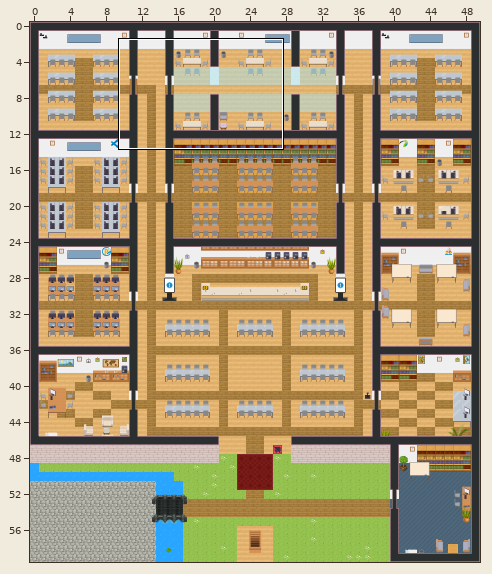
Tiled map (JSON), stored at mapExecution.tmj. Above, an overview of the earlier version with the close-up marked.
Close-up. Before the commit:
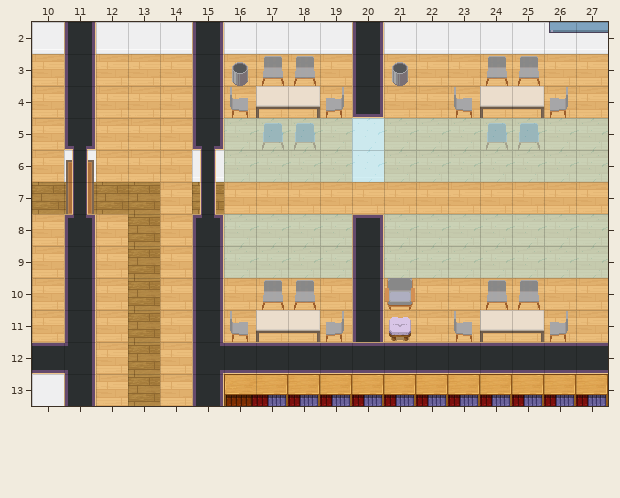
Cells are 32x32 px. Shown: x 10..27, y 2..13. The commit also changed other parts of the map, which this record leaves out.
The result:
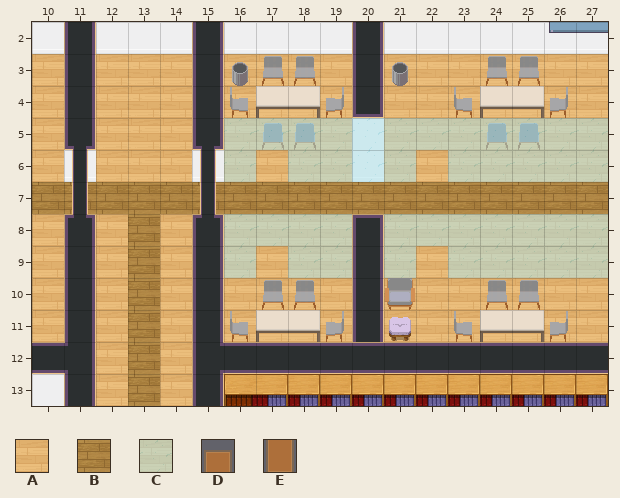
Key: from "Chunk 1": A 44, B 45, C 156, D 197, E 198.
_ is an empty cell.
See-through tiles are keyed as they look on the map.
Edits made:
Layer "floor/floor1":
y 7: x 14 A -> B; x 16..27 AAAAAAAAAAAA -> BBBBBBBBBBBB
Layer "walls/wallsGlass":
y 6: x 17 C -> _; x 22 C -> _
y 9: x 17 C -> _; x 22 C -> _
Layer "door/studyRoom2Close" (removed):
y 6: x 11 D -> _
y 7: x 11 E -> _
Changed places in both close-ups, as pixel boxes (x1, y1, x2, y2):
removed: (66, 160, 94, 214)
changed: (224, 150, 608, 214)
changed: (160, 182, 192, 214)
removed: (256, 246, 288, 278)
removed: (416, 246, 448, 278)
